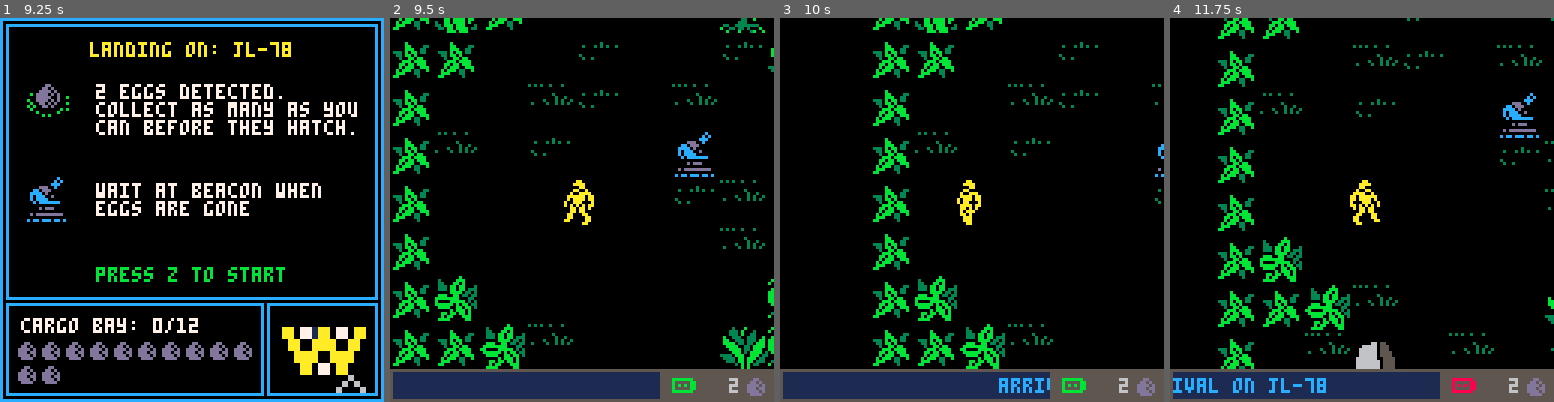
Above: before the commit, frames 1-4 (left to right).
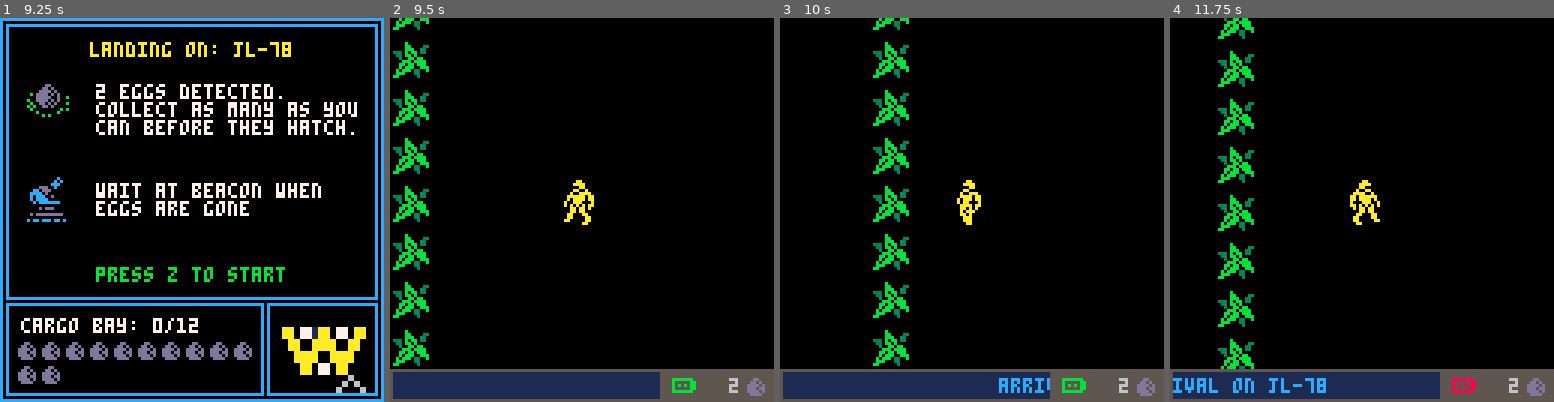
Above: after the commit, the same moments.

Repository: morningtoast/pico8-alien
Game: PICO-8 cartridge alienharvest.p8
Two runs of this game, one before a commit and one after it. Both use one fixed random seed, a clock stepped at 60 frames per second and the inputs below.
Inputs:
- Up to frame 1 (9.25 s): tap O (Z key) at 0.33, 0.7, 1.43, 2.22, 3.1, 3.98, 4.87, 5.75, 6.63, 7.52, 8.4 s; tap X (X key) at 1.07, 2.07, 2.4, 2.73, 3.07, 3.4, 3.73, 4.07, 4.4, 4.73, 5.07, 5.4, 5.73, 6.07, 6.4, 6.73, 7.07, 7.4, 7.73, 8.07, 8.4, 8.73, 9.07 s; hold Left 1.97-2.37 s; hold Down 2.42-2.82 s; hold Right 2.87-3.53 s; hold Up 3.58-4.08 s; hold Right 4.13-4.53 s; hold Down 4.58-5.08 s; hold Left 5.13-5.8 s; hold Up 5.85-6.18 s; hold Left 6.23-6.63 s; hold Down 6.68-7.08 s; hold Right 7.13-7.8 s; hold Up 7.85-8.35 s; hold Right 8.4-8.8 s; hold Down from 8.85 s (still down)
- Up to frame 2 (9.5 s): tap O (Z key) at 9.28 s; release Down at 9.35 s; tap X (X key) at 9.4 s; hold Left from 9.4 s (still down)
- Up to frame 3 (10 s): keep holding Left; tap X (X key) at 9.73 s
- Up to frame 4 (11.75 s): release Left at 10.07 s; tap X (X key) every 0.33 s from 10.07 to 11.73 s; hold Up 10.12-10.45 s; tap O (Z key) at 10.17, 11.05 s; hold Left 10.5-10.9 s; hold Down 10.95-11.35 s; hold Right from 11.4 s (still down)

Frame 1 is identical in both runs. In frame 2, 4.8% of the frame differs, in the area x 11-100%, y 0-92%; in frame 3, 3.0%; in frame 4, 3.8%.

Commit message:
More cleanup, minimizing

Diff:
--- a/alienharvest.p8
+++ b/alienharvest.p8
@@ -289,8 +289,21 @@
 
 function p_bullet()
 	local tgt={}
-	local obj={x=p_cx,y=p_y+5,c=10}
 	local heading=0
+
+	local obj={
+		x=p_cx,y=p_y+5,c=10,
+		update=function(b)
+			for k,a in pairs(actors) do
+				if a.id<3 and in_range(b.x,b.y, a.cx,a.cy, 12) then
+					chg_st(a,99)
+					b:rm()
+				end
+			end
+		end,
+		rm=function(b) del(bullets,b) end
+	}
+
 
 	if p_flip then heading=.5 end
 
@@ -306,14 +319,6 @@
 	end
 
 	obj.dx,obj.dy = dir_calc(heading, 3)
-	obj.update=function(self)
-		for k,a in pairs(actors) do
-			if a.id<3 and in_range(self.x,self.y, a.cx,a.cy, 12) then
-				chg_st(a,99)
-				del(bullets,self)
-			end
-		end
-	end
 
 
 	add(bullets,obj)
@@ -419,14 +424,14 @@
 end
 
 
-function draw_console(nologo)
+function draw_console(nl)
 	rect(0,0, 127,127, 12)
 	rect(2,2, 125,93, 12)
 
 	rect(89,95, 125,125, 12)
 	rect(2,95, 87,125, 12)
 
-	if not nologo then zspr(74,2,2,90,103, 2, 1) end
+	if not nl then zspr(74,2,2,90,103, 2, 1) end
 
 	print("cargo bay: "..p_eggs.."/"..quota,7,100,7)
 
@@ -450,7 +455,7 @@
 function play_init()
 	p_x,p_y,p_spr=0,0,32
 	p_anim={l={32,34,36,34},f=1,r=8}
-	p_cx,p_cy=p_x+8,p_y+8
+	--p_cx,p_cy=p_x+8,p_y+8
 	p_st,p_flip,p_freeze=0,false,0
 	egg_t=sec(lvl.hatch)
 	tran_st=0
@@ -490,6 +495,8 @@
 end
 
 function play_upd()
+	p_upd()
+
 	function _t()
 		if lvl.eggs<=0 then
 			sfx(11)
@@ -527,7 +534,7 @@
 		sfx_n=3
 
         for k,a in pairs(actors) do
-			a.update(a)
+			a:update()
 			a.t+=1
 
 			if a.id<3 and a.st<99 and in_range(p_cx,p_cy, a.x,a.y,140) then
@@ -547,7 +554,7 @@
 			sfx_t=sec(sfx_n)
 		end
 
-		p_upd()
+
 
 		if finale then
 			if det_st==2 then
@@ -575,7 +582,6 @@
 			end
 		end
 	else
-		--#gameover
 		if btnzp and gt>=sec(1) then
             music(0,3000)
 			title_init()
@@ -638,7 +644,7 @@
 function make_blood()
 	if #blood<100 then
 		for n=0,25 do
-			add(blood,{random(34,94),random(34,94),random(1,9)})
+			add(blood,{random(14,94),random(14,94),random(1,9)})
 			--add(blood,{random(14,114),random(14,115),random(1,3)})
 		end
 	end
@@ -714,8 +720,8 @@
 			if plot.o==6 then add(minimap, {x=x,y=y,c=12}) end
 
 
-			if plot.o==98 then add(minimap, {x=x,y=y,c=1}) end
-			if plot.o==7 then add(minimap, {x=x,y=y,c=2}) end
+			--if plot.o==98 then add(minimap, {x=x,y=y,c=1}) end
+			--if plot.o==7 then add(minimap, {x=x,y=y,c=2}) end
 		end
 	end
 
@@ -772,11 +778,11 @@
 			local tx,ty=px_to_tile(b.x,b.y)
 			local t=get_tile(tx,ty)
 
-			if t.o==1 then del(bullets,b) end
+			if t.o==1 then b:rm() end
 
 			b:update()
 		else
-			del(bullets,b)
+			b:rm()
 		end
 	end
 end
@@ -1169,58 +1175,63 @@
 function draw_map()
 	for x=1,map_tilew do
 		for y=1,map_tileh do
-			local plot=grid[x][y]
-			local px,py=tile_to_px(x,y)
-
-			if plot.o==1 then
-				pal(11,lvl.colors[1])
-				pal(3,lvl.colors[2])
-				spr(plot.s, px, py, 2,2)
-
-			end
-
-            if plot.o==7 then
-            	if plot.bomb_st==1 then
-            		plot.bomb_st=0
-            		pal(12,8)
-            	end
-                spr(110, px,py, 2,2)
-            end
-
-            if plot.o==8 then
-            	if det_st==1 then pal(12,8) end
-                if det_st<3 then spr(108, px,py, 2,2) end
-            end
-
-			if plot.o==4 then
-				spr(9,px,py+3,2,1)
-			end
-
-            if plot.o==3 then
-				spr(plot.s,px,py,2,2)
-			end
-
-            if plot.o==5 then
-				spr(42,px,py, 2,2, plot.f)
-			end
-
-			if plot.o==6 then
-				if tran_st>0 then pal(12,8) pal(13,8) end
-				spr(12,px,py,2,2)
-			end
-
-			if plot.o==98 then
-				spr(38,px,py,2,2)
-			end
-
-			if plot.o==99 then
-				spr(plot.s,px,py,2,1)
-			end
-
-			if plot.o==9 then
-				pal(11,1) pal(3,1)
-				zspr(42,2,2,px-16,py-8, 2, 1)
-			end
+			if in_range(x,y, p_cx,p_cy, 80) then
+
+				local plot=grid[x][y]
+				local px,py=tile_to_px(x,y)
+
+				if plot.o==1 then
+					pal(11,lvl.colors[1])
+					pal(3,lvl.colors[2])
+					spr(plot.s, px, py, 2,2)
+
+				end
+
+	            if plot.o==7 then
+	            	if plot.bomb_st==1 then
+	            		plot.bomb_st=0
+	            		pal(12,8)
+	            	end
+	                spr(110, px,py, 2,2)
+	            end
+
+	            if plot.o==8 then
+	            	if det_st==1 then pal(12,8) end
+	                if det_st<3 then spr(108, px,py, 2,2) end
+	            end
+
+				if plot.o==4 then
+					spr(9,px,py+3,2,1)
+				end
+
+	            if plot.o==3 then
+					spr(plot.s,px,py,2,2)
+				end
+
+	            if plot.o==5 then
+					spr(42,px,py, 2,2, plot.f)
+				end
+
+				if plot.o==6 then
+					if tran_st>0 then pal(12,8) pal(13,8) end
+					spr(12,px,py,2,2)
+				end
+
+				if plot.o==98 then
+					spr(38,px,py,2,2)
+				end
+
+				if plot.o==99 then
+					spr(plot.s,px,py,2,1)
+				end
+
+				if plot.o==9 then
+					pal(11,1) pal(3,1)
+					zspr(42,2,2,px-16,py-8, 2, 1)
+				end
+
+			end -- range finder
+
 		end
 	end
 
